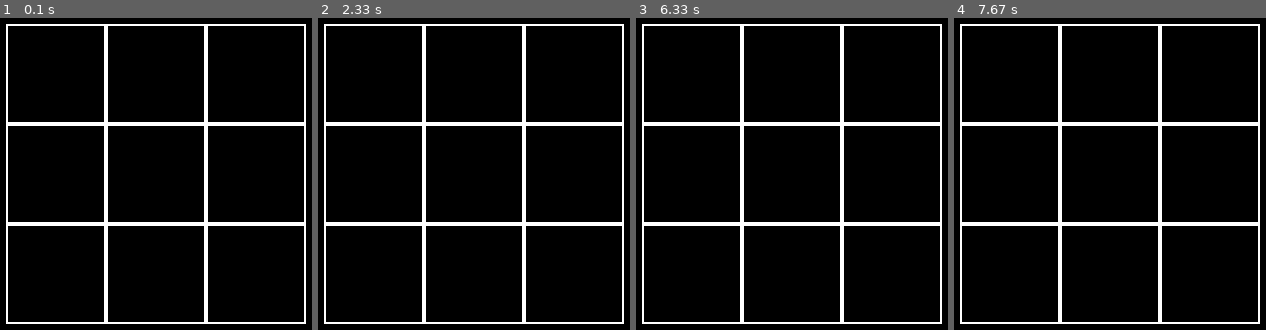
Above: before the commit, frames 1-4 (left to right).
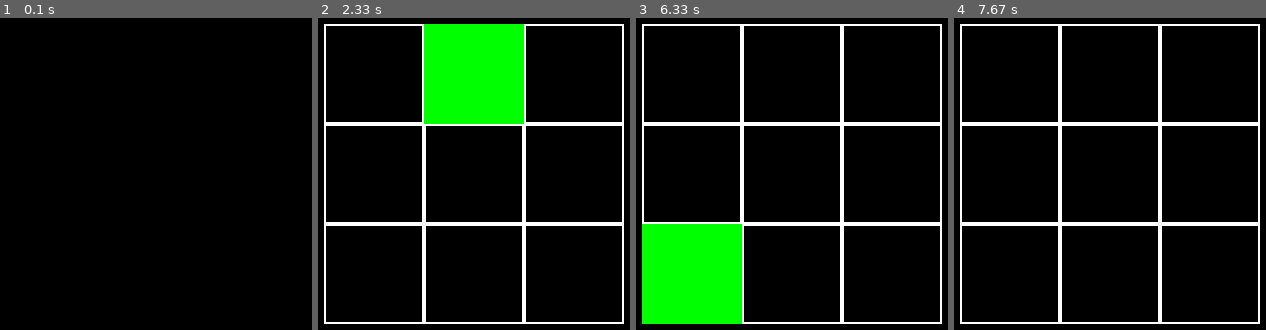
Above: after the commit, the same moments.

Repository: ARUN-R-DAS/pygames
Game: pygame game, started from tic tac toe/tic_tac_toe.py
The game is run twice, just before and just after one commit, with the same random seed, the same clock (stepped at 60 frames per second) and the same inputs.
Inputs (mouse positions are in pixels of both pictures, inside the frame that each line leads up to):
- Up to frame 1 (0.1 s): no input
- Up to frame 2 (2.33 s): click (623, 223) at 0.38 s; click (433, 230) at 0.83 s; move the mouse to (outside the picture) at 1.13 s; click (outside the picture) at 1.42 s; move the mouse to (436, 105) at 1.83 s; click (436, 105) at 2.18 s
- Up to frame 3 (6.33 s): move the mouse to (outside the picture) at 2.67 s; click (outside the picture) at 3.07 s; move the mouse to (829, 99) at 3.6 s; click (829, 99) at 4.05 s; move the mouse to (outside the picture) at 4.63 s; click (outside the picture) at 5.1 s; move the mouse to (682, 283) at 5.7 s; click (682, 283) at 6.18 s
- Up to frame 4 (7.67 s): move the mouse to (outside the picture) at 6.8 s; click (outside the picture) at 7.3 s

The runs differ from the first frame. In frame 1, 7.2% of the frame differs, in the area x 1-99%, y 1-99%; in frame 2, 10%, in the area x 33-67%, y 1-34%; in frame 3, 10%; in frame 4, nothing differs.

Commit message:
Add files via upload

Diff:
--- a/tic tac toe/tic_tac_toe.py
+++ b/tic tac toe/tic_tac_toe.py
@@ -4,6 +4,8 @@
 pygame.init()
 screen = pygame.display.set_mode((800,600))
 
+#______________________initialization_____________________________
+selection = (0,0)
 #______________________cooldown___________________________________
 class Cooldown:
     def __init__(self, duration):
@@ -17,36 +19,47 @@
             return True
         return False
 
-cooldown1 = Cooldown(500)
+cooldown1 = Cooldown(250)
 #___________________update_frame_________________________
-def update_frame():
+def update_frame(selection):
     screen.fill((0,0,0))
     for i in range(3):
         for j in range(3):
-            color = (255,255,255)
-            border = 2
+            color = (0,255,0) if selection == (i,j) else (255,255,255)
+            border = 0 if selection == (i,j) else 2
             pygame.draw.rect(screen, color, (100 + i*100, 100 + j*100, 100, 100), border)
     pygame.display.flip()
 #____________________________________________
-def get_mouse_pos():
+def get_mouse_pos(events):
     # only if left clicked
-    if event.type == pygame.MOUSEBUTTONDOWN:
-        if event.button == 1: # 1 =  left, 2 = right
-            # cooldown
-            if cooldown1.ready():
-                x, y = pygame.mouse.get_pos()
-                i = (x - 100) // 100
-                j = (y - 100) // 100
-                print(i, j)
+    for event in events:
+        if event.type == pygame.MOUSEBUTTONDOWN:
+            if event.button == 1: # 1 =  left, 2 = right
+                # cooldown
+                if cooldown1.ready():
+                    x, y = pygame.mouse.get_pos()
+                    i = (x - 100) // 100
+                    j = (y - 100) // 100
+                    print(i, j)
+                    return (i,j)
 
 #_________________main_____________________________
-running = True
-while running:
-    for event in pygame.event.get():
-        if event.type == pygame.QUIT:
-            running = False
-    update_frame()
-    get_mouse_pos()
-#_____________________________________________
-pygame.quit()
-sys.exit()
+def main():
+    running = True
+    while running:
+        events = pygame.event.get() # else the events get lost
+        for event in events:
+            if event.type == pygame.QUIT:
+                running = False
+                break
+
+        selection = get_mouse_pos(events)
+        if selection:
+            print(selection)
+            update_frame(selection)
+
+    pygame.quit()
+    sys.exit()
+#_________________Entry point____________________________
+if __name__ == "__main__":
+    main()
